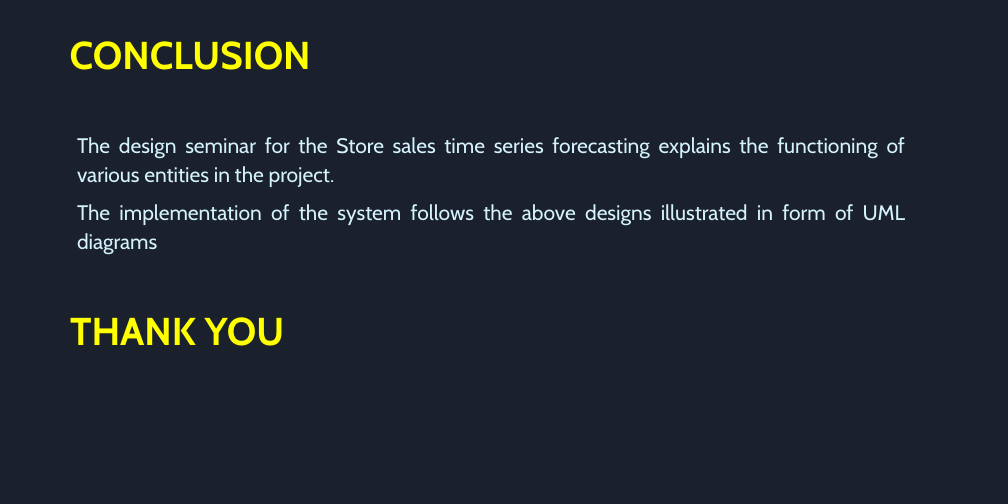
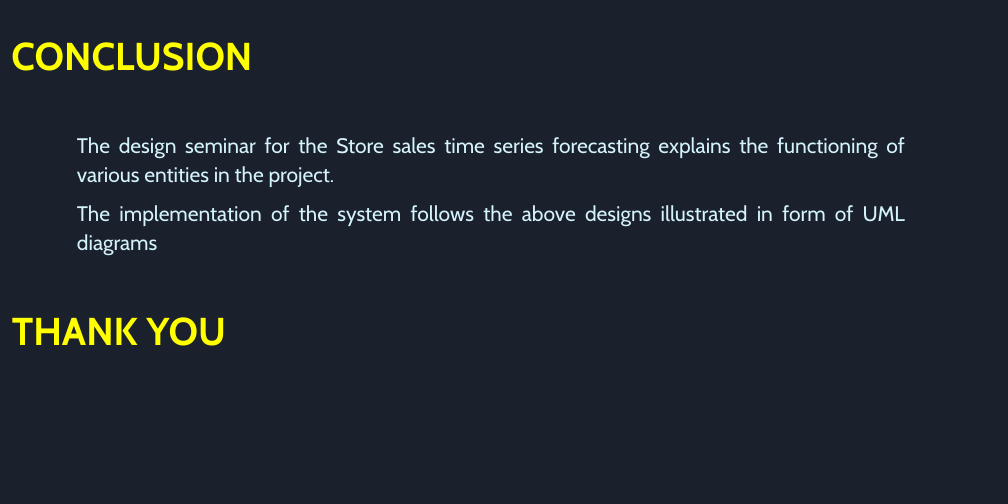
Before and after one commit to SriNithin965/project-4-2, a slide deck: slide 13 of ppts/Sales_Forecasting_Design_B4.pptx. Drawn at 1008x504 pixels with LibreOffice and Linux fonts; fonts in the diff are those of the drawing. Boxes give left, top, right and bottom in pixels: in the first picture for what was removed or moved away, otherwise in the second. Text is boxed around its words. In the diff, an @@ line names an element or a change of style, - is before the commit and + after.

```diff
--- a/ppts/Sales_Forecasting_Design_B4.pptx
+++ b/ppts/Sales_Forecasting_Design_B4.pptx
@@ text "CONCLUSION" at bbox=[11, 42, 252, 71]: indent changed @@
@@ text "THANK YOU" at bbox=[12, 317, 226, 346]: indent changed @@
```
Also in this commit, not shown: 11 other slides changed.
